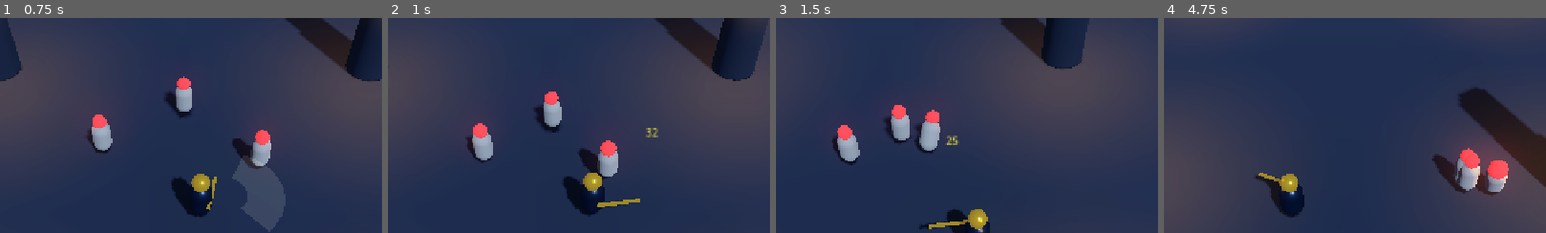
Above: before the commit, frames 1-4 (left to right).
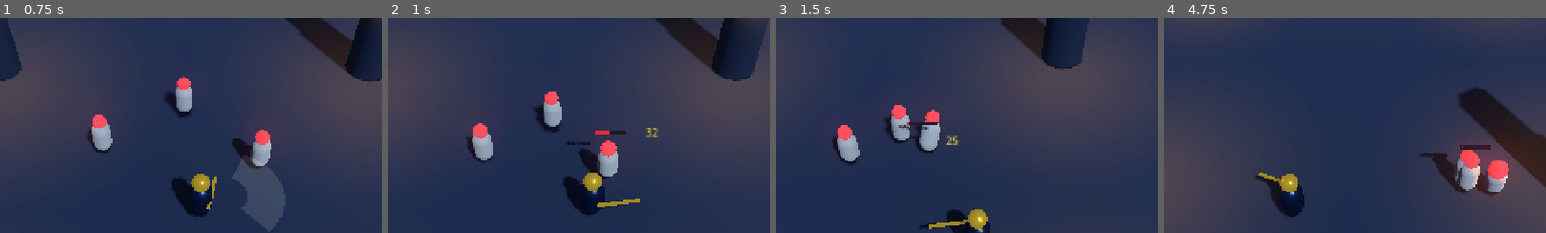
Above: after the commit, the same moments.

Repository: pAXLs/devil_hanter_game
Game: Godot game, scene res://scenes/world/Main.tscn
Two runs of this game, one before a commit and one after it. Both use one fixed random seed, a clock stepped at 60 frames per second and the inputs below.
Inputs (mouse positions are % of the whole screen's width and height, from its top left):
- Up to frame 1 (0.75 s): move the mouse to (72, 45) at 0.52 s; hold D (move_right) from 0.53 s (still down); click (72, 45) at 0.6 s
- Up to frame 2 (1 s): keep holding D (move_right)
- Up to frame 3 (1.5 s): move the mouse to (30, 55) at 1.27 s; release D (move_right) at 1.28 s; hold S (move_down) from 1.28 s (still down); tap Space (dash) at 1.35 s
- Up to frame 4 (4.75 s): move the mouse to (60, 28) at 2.02 s; release S (move_down) at 2.03 s; hold D (move_right) 2.03-2.78 s; click (60, 28) at 2.1 s; move the mouse to (45, 70) at 2.77 s; hold W (move_up) 2.78-3.53 s; tap Space (dash) at 2.85, 4.35 s; move the mouse to (80, 65) at 3.52 s; hold A (move_left) from 3.53 s (still down); click (80, 65) at 3.6 s; move the mouse to (20, 35) at 4.27 s
The pictures show only the part of the screen within x 25-75%, y 5-55%; the shares and areas given below are measured in that part.

Frame 1 is identical in both runs. In frame 2, 0.2% of the frame differs, in the area x 46-63%, y 52-60%; in frame 3, 0.2%; in frame 4, 0.3%, in the area x 67-86%, y 59-65%.

Commit message:
feat: add clean floating billboard health bars above enemies

Diff:
--- a/scenes/enemies/SkeletonEnemy.tscn
+++ b/scenes/enemies/SkeletonEnemy.tscn
@@ -1,7 +1,8 @@
-[gd_scene load_steps=8 format=3 uid="uid://c6j27h1mepw1"]
+[gd_scene load_steps=9 format=3 uid="uid://c6j27h1mepw1"]
 
 [ext_resource type="Script" path="res://scripts/enemies/BaseEnemy.gd" id="1_enemy"]
 [ext_resource type="Script" path="res://scripts/combat/Hurtbox3D.gd" id="2_hurt"]
+[ext_resource type="PackedScene" path="res://scenes/ui/HealthBar3D.tscn" id="3_hp"]
 
 [sub_resource type="CapsuleShape3D" id="CapsuleShape3D_root"]
 radius = 0.4
@@ -58,3 +59,6 @@
 [node name="Head" type="MeshInstance3D" parent="Visuals"]
 transform = Transform3D(1, 0, 0, 0, 1, 0, 0, 0, 1, 0, 1.4, 0)
 mesh = SubResource("SphereMesh_skull")
+
+[node name="HealthBar3D" parent="." instance=ExtResource("3_hp")]
+transform = Transform3D(1, 0, 0, 0, 1, 0, 0, 0, 1, 0, 2.05, 0)
--- /dev/null
+++ b/scenes/ui/HealthBar3D.tscn
@@ -0,0 +1,28 @@
+[gd_scene load_steps=6 format=3 uid="uid://c3m7khp8u2ny1"]
+
+[ext_resource type="Script" path="res://scripts/ui/HealthBar3D.gd" id="1_hp"]
+
+[sub_resource type="StandardMaterial3D" id="StandardMaterial3D_bg"]
+shading_mode = 0
+albedo_color = Color(0.08, 0.08, 0.1, 0.85)
+
+[sub_resource type="BoxMesh" id="BoxMesh_bg"]
+material = SubResource("StandardMaterial3D_bg")
+size = Vector3(1.0, 0.12, 0.02)
+
+[sub_resource type="StandardMaterial3D" id="StandardMaterial3D_fill"]
+shading_mode = 0
+albedo_color = Color(0.9, 0.15, 0.15, 1)
+
+[sub_resource type="BoxMesh" id="BoxMesh_fill"]
+material = SubResource("StandardMaterial3D_fill")
+size = Vector3(0.96, 0.08, 0.03)
+
+[node name="HealthBar3D" type="Node3D"]
+script = ExtResource("1_hp")
+
+[node name="Background" type="MeshInstance3D" parent="."]
+mesh = SubResource("BoxMesh_bg")
+
+[node name="Fill" type="MeshInstance3D" parent="."]
+mesh = SubResource("BoxMesh_fill")
--- a/scripts/enemies/BaseEnemy.gd
+++ b/scripts/enemies/BaseEnemy.gd
@@ -18,6 +18,7 @@
 @onready var hurtbox: Area3D = $Hurtbox3D
 @onready var body_mesh: MeshInstance3D = $Visuals/Body
 @onready var head_mesh: MeshInstance3D = $Visuals/Head
+@onready var health_bar: Node3D = $HealthBar3D
 
 var attack_tween: Tween = null
 
@@ -128,6 +129,9 @@
 	Global.damage_spawned.emit(global_position + Vector3.UP * 1.5, int(amount), is_crit, false)
 	velocity += knock_velocity
 
+	if health_bar and health_bar.has_method("update_health"):
+		health_bar.update_health(health, max_health)
+
 	# Interrupt attack on heavy hit / crit
 	if is_crit and is_attacking:
 		if attack_tween and attack_tween.is_valid():
--- /dev/null
+++ b/scripts/ui/HealthBar3D.gd
@@ -0,0 +1,46 @@
+class_name HealthBar3D
+extends Node3D
+
+@onready var bg: MeshInstance3D = $Background
+@onready var fill: MeshInstance3D = $Fill
+
+var max_val: float = 100.0
+var cur_val: float = 100.0
+var camera: Camera3D = null
+var hide_timer: float = 0.0
+var is_active: bool = false
+
+func _ready() -> void:
+	visible = false
+	camera = get_viewport().get_camera_3d()
+
+func _process(delta: float) -> void:
+	if not visible:
+		return
+
+	if not camera:
+		camera = get_viewport().get_camera_3d()
+
+	# Always face camera (billboard orientation)
+	if camera:
+		global_rotation = camera.global_rotation
+
+	# Auto-hide after 4 seconds of no damage if health is full
+	if hide_timer > 0.0:
+		hide_timer -= delta
+		if hide_timer <= 0.0 and cur_val >= max_val:
+			visible = false
+
+func update_health(current: float, maximum: float) -> void:
+	cur_val = current
+	max_val = maximum
+	visible = true
+	hide_timer = 4.0
+
+	var ratio: float = clampf(current / maximum, 0.0, 1.0)
+	if fill:
+		var tween := create_tween()
+		var target_scale_x := maxf(ratio, 0.001)
+		var target_pos_x := -0.48 * (1.0 - target_scale_x)
+		tween.parallel().tween_property(fill, "scale:x", target_scale_x, 0.15)
+		tween.parallel().tween_property(fill, "position:x", target_pos_x, 0.15)
